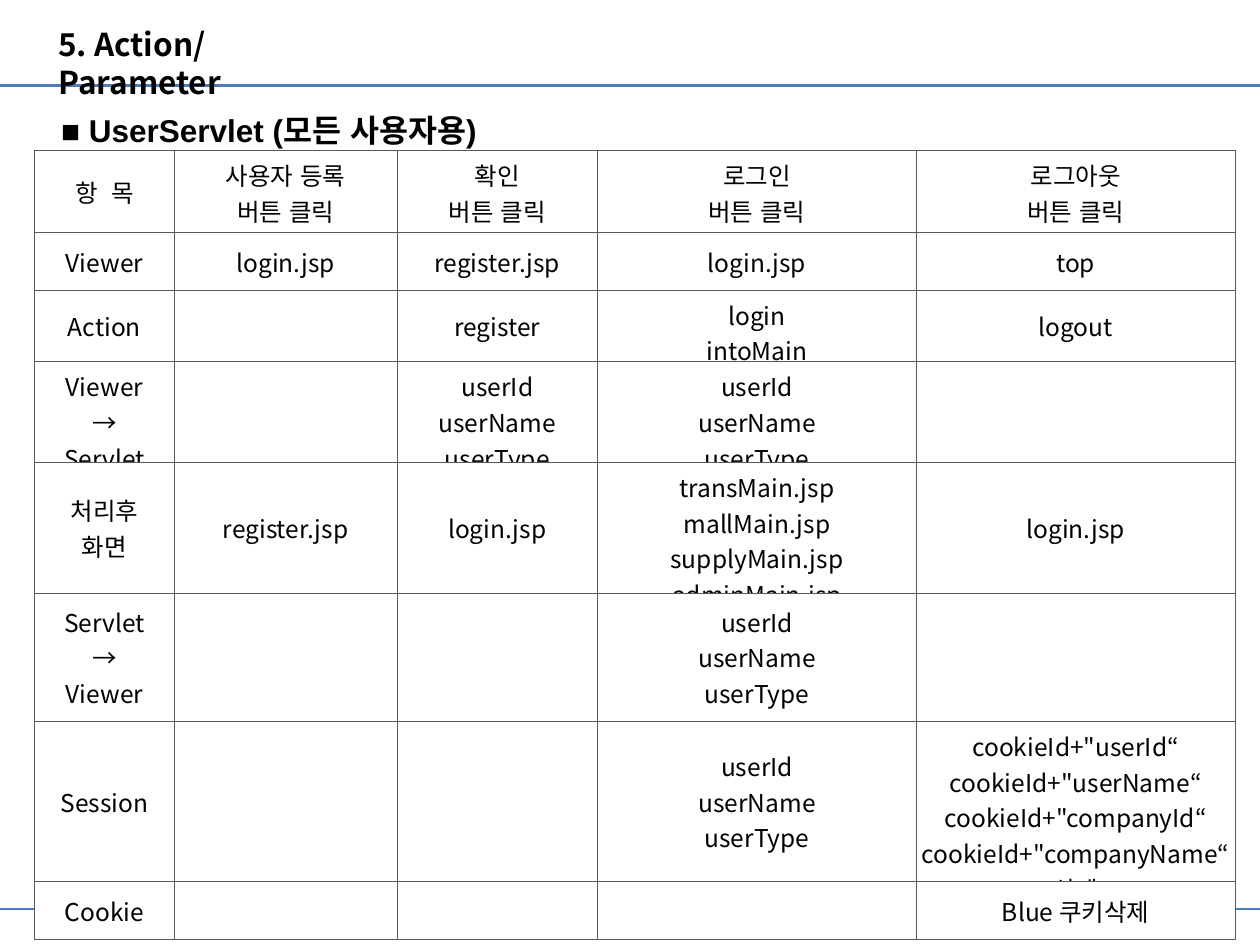
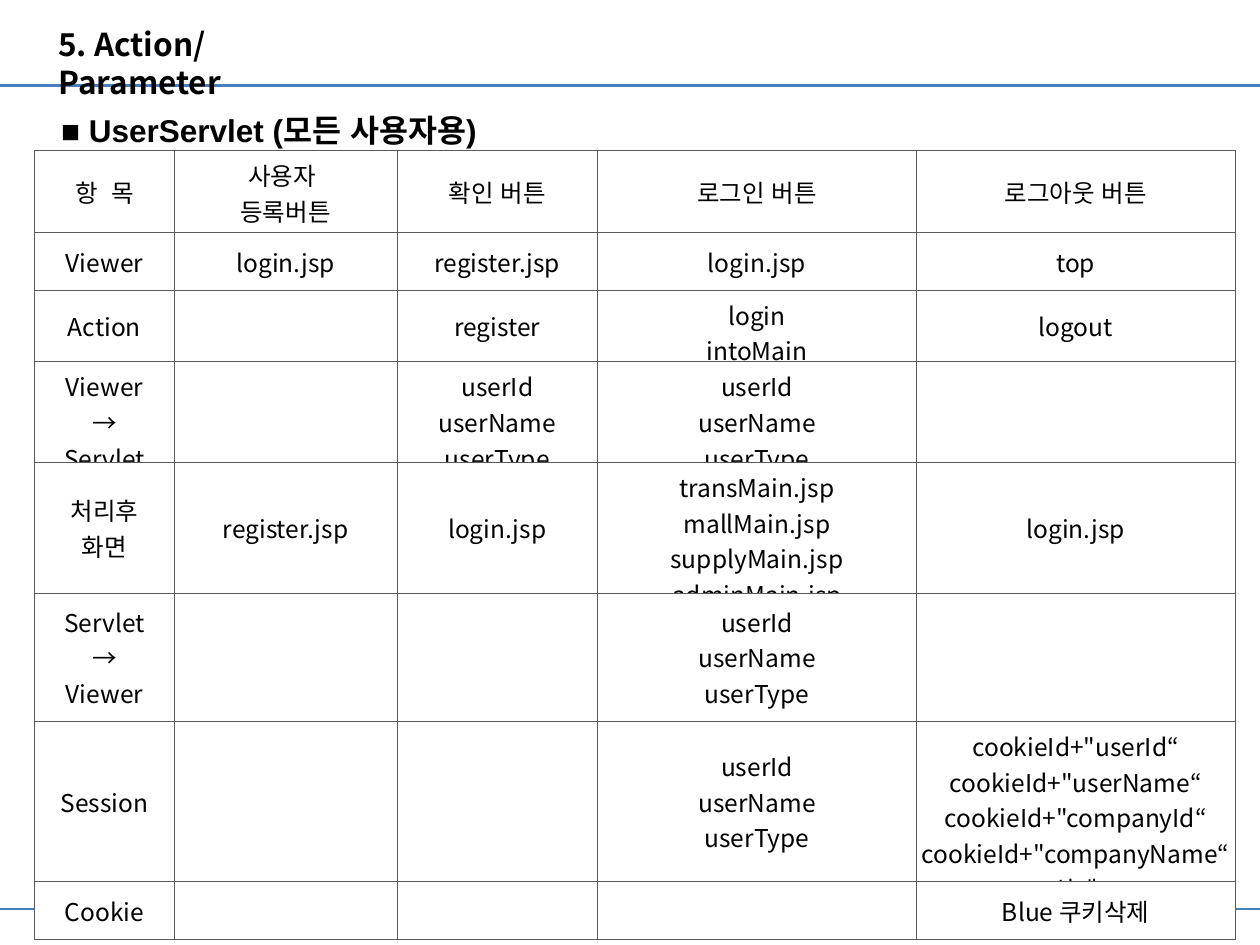
Before and after one commit to lx9203/fulfillmentBlue, a slide deck: slide 17 of file/PPT/Fulfillment 최종발표.pptx (slide 15 before the commit). Drawn at 1260x945 pixels with LibreOffice and Linux fonts; fonts in the diff are those of the drawing. Boxes give left, top, right and bottom in pixels: in the first picture for what was removed or moved away, otherwise in the second. Text is boxed around its words. In the diff, an @@ line names an element or a change of style, - is before the commit and + after.

```diff
--- a/file/PPT/Fulfillment 최종발표.pptx
+++ b/file/PPT/Fulfillment 최종발표.pptx
@@ table at (35, 151, 1236, 940) @@
-row 1: 항 목 | 사용자 등록 / 버튼 클릭 | 확인 / 버튼 클릭 | 로그인 / 버튼 클릭 | 로그아웃 / 버튼 클릭
+row 1: 항 목 | 사용자 / 등록버튼 | 확인 버튼 | 로그인 버튼 | 로그아웃 버튼
```
Also in this commit, not shown: 11 other slides changed, 6 slides added, 3 other files.
